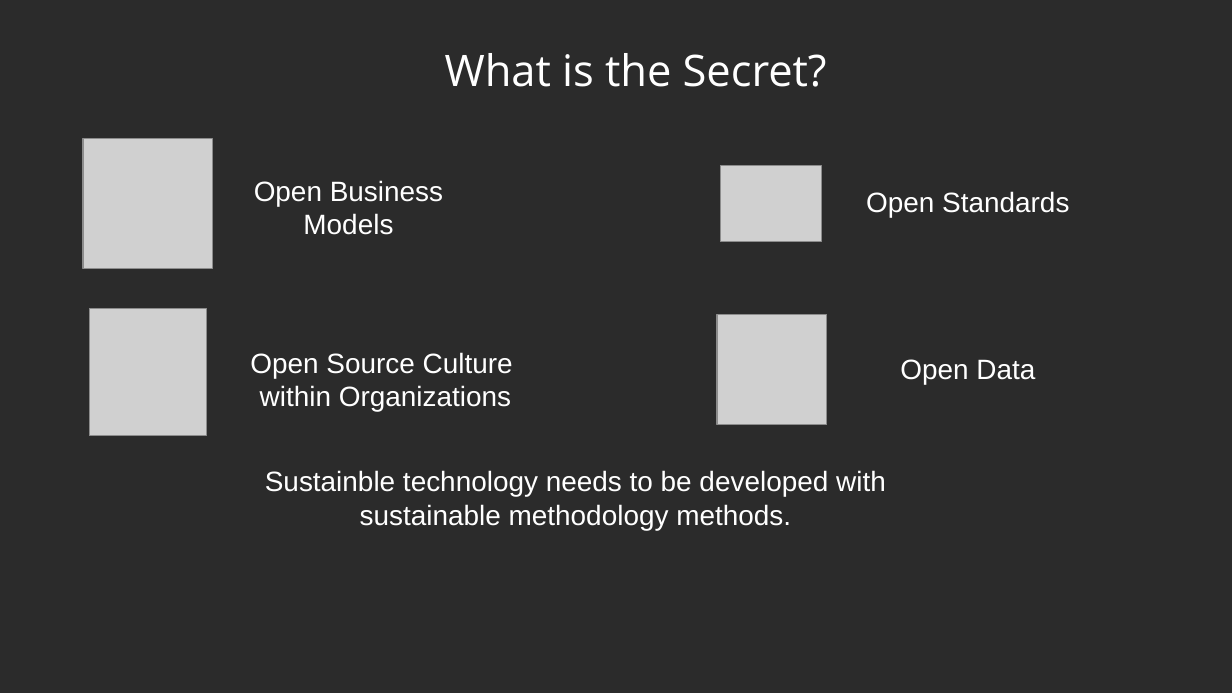
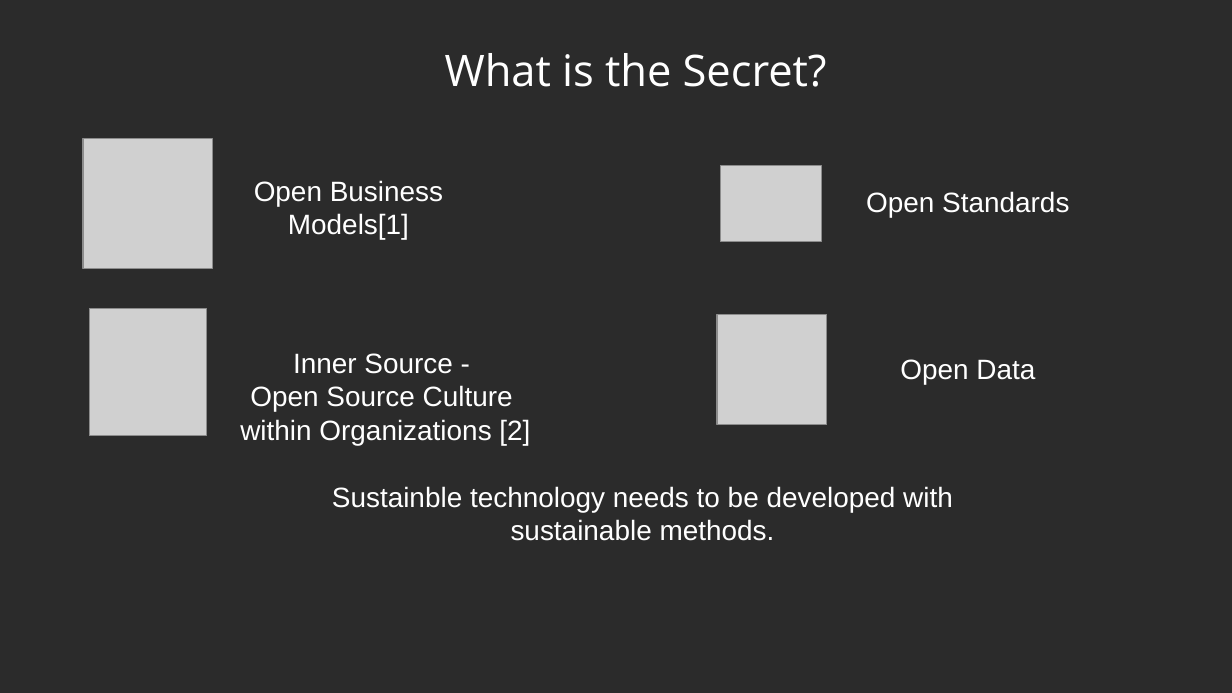
Before and after one commit to protontypes/documents, a slide deck: slide 5 of slides/2020-11-02_protontypes_GeneralSlides_R03.odp. Drawn at 1232x693 pixels with LibreOffice and Linux fonts; fonts in the diff are those of the drawing; grey boxes stand for pictures; background and template pictures are left out; a plain dark background stands for a picture behind light text. Boxes give left, top, right and bottom in pixels: in the first picture for what was removed or moved away, otherwise in the second. Text is boxed around its words. In the diff, an @@ line names an element or a change of style, - is before the commit and + after.

```diff
--- a/slides/2020-11-02_protontypes_GeneralSlides_R03.odp
+++ b/slides/2020-11-02_protontypes_GeneralSlides_R03.odp
@@ text at (x1=254, y1=180, x2=443, y2=239): text changed @@
-Open Business Models
+Open Business Models[1]
@@ text at (x1=293, y1=353, x2=452, y2=374): paragraph added @@
+Inner Source -
@@ text at (x1=240, y1=419, x2=530, y2=445): text changed @@
-within Organizations
+within Organizations [2]
@@ text at (x1=332, y1=486, x2=953, y2=541): text changed @@
-Sustainble technology needs to be developed with sustainable methodology methods.
+Sustainble technology needs to be developed with sustainable methods.
```
Also in this commit, not shown: 3 other slides changed, 2 slides added, 1 slide removed, 1 other file.
